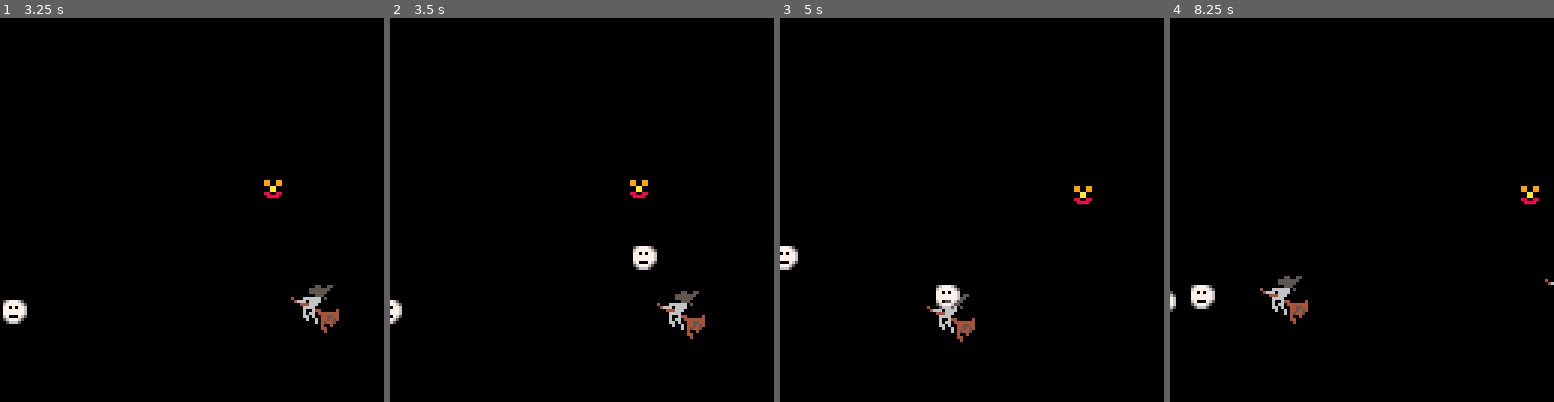
Above: before the commit, frames 1-4 (left to right).
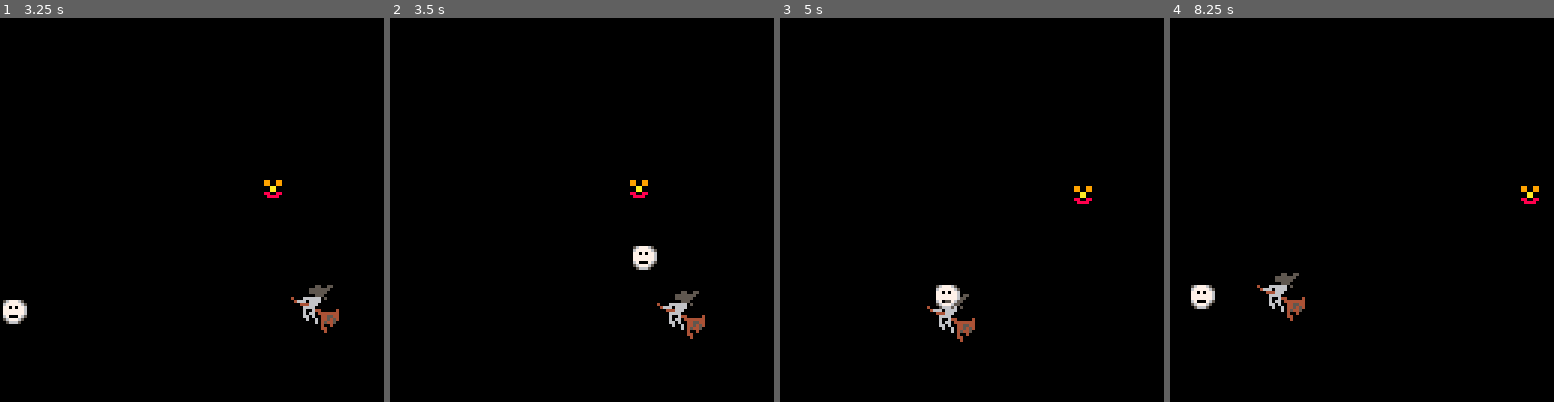
Above: after the commit, the same moments.

Repository: hbhanoo/pico8
Game: PICO-8 cartridge spookfest.p8
The game is run twice, just before and just after one commit, with the same random seed, the same clock (stepped at 60 frames per second) and the same inputs.
Inputs:
- Up to frame 1 (3.25 s): hold Right 1.6-2.1 s; hold Up 2.15-2.42 s; hold Right 2.47-3.03 s; hold Left from 3.08 s (still down)
- Up to frame 2 (3.5 s): keep holding Left
- Up to frame 3 (5 s): release Left at 3.58 s; hold Down 3.63-3.97 s; hold Right 4.02-4.68 s; hold Up from 4.73 s (still down)
- Up to frame 4 (8.25 s): release Up at 5.03 s; hold Left 5.08-5.68 s; hold Down 5.73-6.03 s; hold Right 6.08-6.58 s; hold Right 6.63-7.13 s; hold Up 7.18-7.45 s; hold Right 7.5-8.07 s; hold Left from 8.12 s (still down)

Frame 1 is identical in both runs. In frame 2, 0.2% of the frame differs, in the area x 0-4%, y 73-80%; in frame 3, 0.2%; in frame 4, 0.6%, in the area x 0-100%, y 66-80%.

Commit message:
delete monsters that go out of bounds

Diff:
--- a/spookfest.p8
+++ b/spookfest.p8
@@ -4,6 +4,10 @@
 function _init()
  cls()
  t=0
+ boundary = {
+ x1 = 0, y1 = 0,
+ x2 = 120, y2 = 120,
+ }
  player = {
   x=60,
   y=60,
@@ -40,7 +44,7 @@
 function maybe_spawn(template, extra)
  if ((t % template.dr) == 0) then
   e = spawn(template, extra)
-  printh("drawing thing at " .. dump(e))
+  --  printh("drawing thing at " .. dump(e))
   add(monsters, e)
  end
 end
@@ -51,13 +55,18 @@
  maybe_spawn(template.witch, {x=110, y=(rndi(100) + 10)})
  for monster in all(monsters) do
   move_sprite(monster)
+  if (monster.x < boundary.x1 or monster.x > boundary.x2 or
+      monster.y < boundary.y1 or monster.y > boundary.y2) then
+    -- printh("monster out of bounds: " .. dump(monster))
+    del(monsters, monster)
+  end
  end
  controls()
 end
 
 function spawn(template, extra)
  local e = copy(template)
- printh("merging " .. dump(extra) .. " into " .. dump(e))
+ -- printh("merging " .. dump(extra) .. " into " .. dump(e))
  merge(e, extra)
  return e
 end
